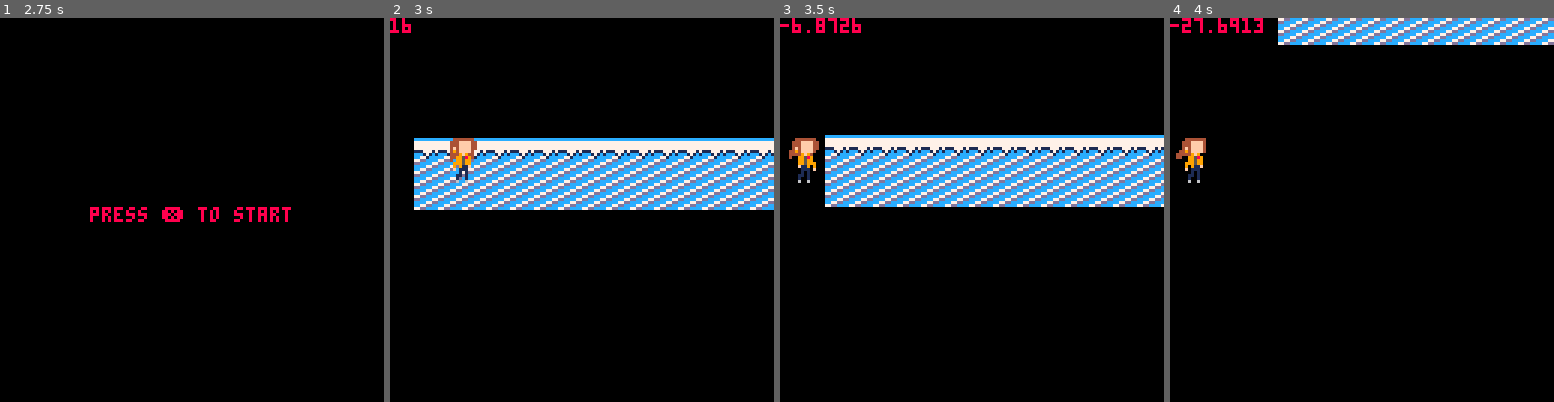
Above: before the commit, frames 1-4 (left to right).
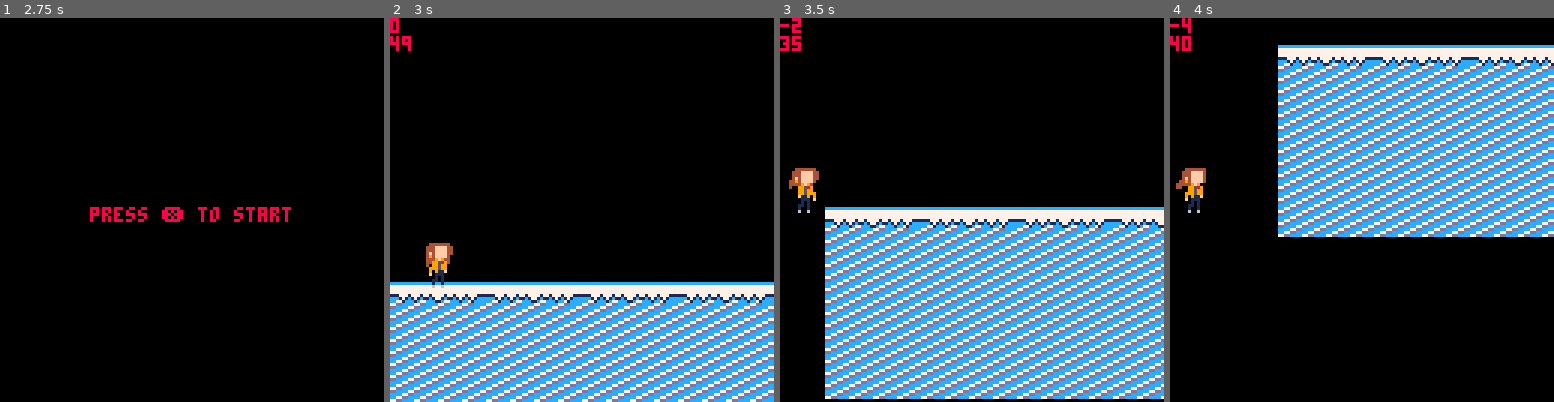
Above: after the commit, the same moments.

Repository: mrbryantguy/School-Route-Charlie
Game: PICO-8 cartridge One Cartidge/srch.p8
The game is run twice, just before and just after one commit, with the same random seed, the same clock (stepped at 60 frames per second) and the same inputs.
Inputs:
- Up to frame 1 (2.75 s): tap X (X key) at 0.33, 1.07, 1.85 s; hold Right 1.6-2.1 s; hold Right from 2.47 s (still down)
- Up to frame 2 (3 s): keep holding Right; tap X (X key) at 2.97 s
- Up to frame 3 (3.5 s): release Right at 3.03 s; hold Left from 3.08 s (still down)
- Up to frame 4 (4 s): release Left at 3.58 s

Frame 1 is identical in both runs. In frame 2, 50% of the frame differs, in the area x 0-100%, y 0-100%; in frame 3, 62%; in frame 4, 42%.

Commit message:
Updated a bunch of stuff
- Moved the playing field down so it's more centered
- Adjusted distance units so they're more uniform
- Fixed the player sprite position so they're actually standing on the platform
- Extended the level so that it would reach 100 instead of 50
- Added random generation of snowballs, though there is an issue with it currently

Diff:
--- a/One Cartidge/srch.p8
+++ b/One Cartidge/srch.p8
@@ -15,8 +15,8 @@
 
 		p={
 		sp=4,
-		x=16,
-		y=39,
+		x=8,
+		y=64,
 		w=2,
 		h=2,
   flp=false,
@@ -133,7 +127,7 @@
 
 	-- uf we are on game scene
 	elseif scene == "game" then
-	draw_game()
+	 draw_game()
 
 	-- if we are on game2 scene
 	elseif scene == "game2" then
@@ -145,7 +139,7 @@
 
 	-- if we are on end  scene
 	elseif scene == "end" then
-	draw_end()
+	 draw_end()
 
 	end -- end ifs1
 
@@ -227,8 +221,7 @@
      -- p.sp = c
       --anim_time=0
    -- end
-  end
-	--player_animate()
+  end	--player_animate()
 
 end
 
@@ -280,35 +273,28 @@
 function draw_menu()
 	cls() -- clear the screen
 	print("press ❎ to start" ,30,63)
-
 end
 
 -- code from scr1.p8 draw func
 
 function draw_game()
-
-
-	cls()
-	camera(cx, cy)
+ cls()
+	camera(cx, cy - 24)
 	map(mx,my)
-	spr(p.sp, p.x, p.y, p.w, p.h)
-
-	print(p.x, cx ,cy)
-
-
-
-	if p.x > 100 or bandera == true then
-
-
-	spr(ball.sp , cx , cy , ball.w , ball.h)
-
-
-
-	end
-
+	spr(p.sp, p.x, p.y - 14, p.w, p.h)
+
+	print(flr(p.x/10), cx, cy - 24)
 	--prints the time at the top right
 	--print(q)
 
+	-- snowball drawing --
+	random = flr(rnd(50))
+	print(random)
+	if flr(p.x/10) > 0 then
+	 if random < 2 then
+	  spr(ball.sp , cx + 120, 56, ball.w , ball.h)
+	 end -- ball spawn --
+ end -- p.x check --
 end
 
 	-- draw second level
@@ -609,14 +595,11 @@
 		-- at the end of the code
 	cobj = mget((p.x + 8)/ 8  , p.y / 8 )
 
-	if fget(cobj , 2 ) then
+ if fget(cobj , 2 ) then
 
 		scene = "game2"
 
 	end
-
-
-
 end
 
 --function player_animate()
@@ -709,12 +686,19 @@
 0080000000000000000000000000000000000000000000000000000000000000040000000000000000000000000000000400000000000000000000000000000003030303131313130000000000000000030303031313131300000000000000000303030313131313000000000000000003030303131313130000000000000000
 1010101010101010000000000000000010101010101010100000000000000000101010101010101000000000000000001010101010101010000000000000000000000000000000000000000000000000000000000000000000000000000000000000000000000000000000000000000000000000000000000000000000000000
 __map__
-0100000000000000000000000001000000000000000000000000000000000000000000000000000000000000000000000000000000000000000000000000000000000000000000000000000000000000000000000000000000000000000000000000000000000000000000000000000000000000000000000000000000000000
-0100000000000000000000000000000000000000000000000000000000000000000000000000000000000000000000000000000000000000000000000000000000000000000000000000000000000000000000000000000000000000000000000000000000000000000000000000000000000000000000000000000000000000
-0100000000000000000000000000000000000000000000000000000000000000000000000000000000000000000000000000000000000000000000000000000000000000000000200000000000000000000000000000000000000000000000000000000000000000000000000000000000000000000000000000000000000000
-0100000000000000000000000000000000000000000000000000000000000000000000000000000000000000000000000000000000000000000000000000000000000000000000300000000000000000000000000000000000000000000000000000000000000000000000000000000000000000000000000000000000000000
-0100000000000000000000000000000000000000000000000000000000000000000000000000000000000000000000000000000000000000000000000000000000000000000000300000000000000000000000000000000000000000000000000000000000000000000000000000000000000000000000000000000000000000
-0144444444444444444444444444444444444444444444444444444444444444444444444444444444444444444444444444444444444444444444444444444444444444444444300000000000000000000000000000000000000000000000000000000000000000000000000000000000000000000000000000000000000000
-0151515151515151515151515151515151515151515151515151515151515151515151515151515151515151515151515151515151515151515151515151515151515151515151300000000000000000000000000000000000000000000000000000000000000000000000000000000000000000000000000000000000000000
-0151515151515151515151515151515151515151515151515151515151515151515151515151515151515151515151515151515151515151515151515151515151515151515151300000000000000000000000000000000000000000000000000000000000000000000000000000000000000000000000000000000000000000
-0100000000000000000000000000000000000000000000000000000000000000000000000000000000000000000000000000000000000000000000000000000000000000000000000000000000000000000000000000000000000000000000000000000000000000000000000000000000000000000000000000000000000000
+0000000000000000000000000000000000000000000000000000000000000000000000000000000000000000000000000000000000000000000000000000000000000000000000000000000000000000000000000000000000000000000000000000000000000000000000000000000000000000000000000000000000000000
+0000000000000000000000000000000000000000000000000000000000000000000000000000000000000000000000000000000000000000000000000000000000000000000000000000000000000000000000000000000000000000000000000000000000000000000000000000000000000000000000000000000000000000
+0000000000000000000000000000000000000000000000000000000000000000000000000000000000000000000000000000000000000000000000000000000000000000000000000000000000000000000000000000000000000000000000000000000000000000000000000000000000000000000000000000000000000000
+0000000000000000000000000000000000000000000000000000000000000000000000000000000000000000000000000000000000000000000000000000000000000000000000000000000000000000000000000000000000000000000000000000000000000000000000000000000000000000000000000000000000000000
+0000000000000000000000000000000000000000000000000000000000000000000000000000000000000000000000000000000000000000000000000000000000000000000000000000000000000000000000000000000000000000000000000000000000000000000000000000000000000000000000000000000000000020
+0000000000000000000000000000000000000000000000000000000000000000000000000000000000000000000000000000000000000000000000000000000000000000000000000000000000000000000000000000000000000000000000000000000000000000000000000000000000000000000000000000000000000030
+0000000000000000000000000000000000000000000000000000000000000000000000000000000000000000000000000000000000000000000000000000000000000000000000000000000000000000000000000000000000000000000000000000000000000000000000000000000000000000000000000000000000000030
+0000000000000000000000000000000000000000000000000000000000000000000000000000000000000000000000000000000000000000000000000000000000000000000000000000000000000000000000000000000000000000000000000000000000000000000000000000000000000000000000000000000000000030
+4445464744454647444546474445464744454647444546474445464445464744454647444546474445464744454647444546474445464744454647444546474444444444444444444444444444444444444444444444444444444444444444444444444444444444444444444444444444444444444444444444444444444444
+6465666764656667747576777475767774757677747576777475767764656667646566676465666764656667646566676465666764656667646566676465666754545454545454545454545454545454545454545454545454545454545454545454545454545454545454545454545454545454545454545454545454545454
+7475767774757677646566676465666764656667646566676465666774757677747576777475767774757677747576777475767774757677747576775455565754545454545454545454545454545454545454545454545454545454545454545454545454545454545454545454545454545454545454545454545454545454
+6465666764656667646566676465666764656667646566676465666754555657545556575455565754555657545556575455565754555657545556576465666754545454545454545454545454545454545454545454545454545454545454545454545454545454545454545454545454545454545454545454545454545454
+7475767774757677747576777475767774757677747576777475767764656667646566676465666764656667646566676465666764656667646566677475767754545454545454545454545454545454545454545454545454545454545454545454545454545454545454545454545454545454545454545454545454545454
+5455565754555657545556575455565754555657545556575455565754555657545556575455565754555657545556577475767774757677545556575455565754545454545454545454545454545454545454545454545454545454545454545454545454545454545454545454545454545454545454545454545454545454
+6465666764656667646566676465666764656667646566676465666764656667646566676465666764656667646566676465666754555657646566676465666754545454545454545454545454545454545454545454545454545454545454545454545454545454545454545454545454545454545454545454545454545454
+7475767774757677747576777475767774757677747576777475767774757677747576777475767774757677747576777475767764656667747576777475767754545454545454545454545454545454545454545454545454545454545454545454545454545454545454545454545454545454545454545454545454545454
